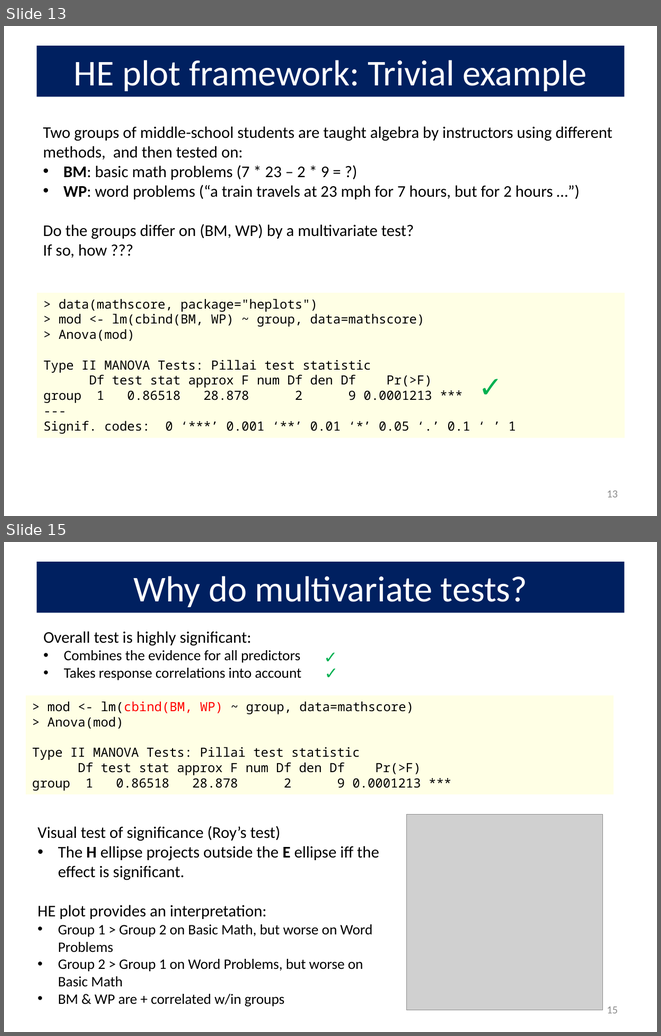
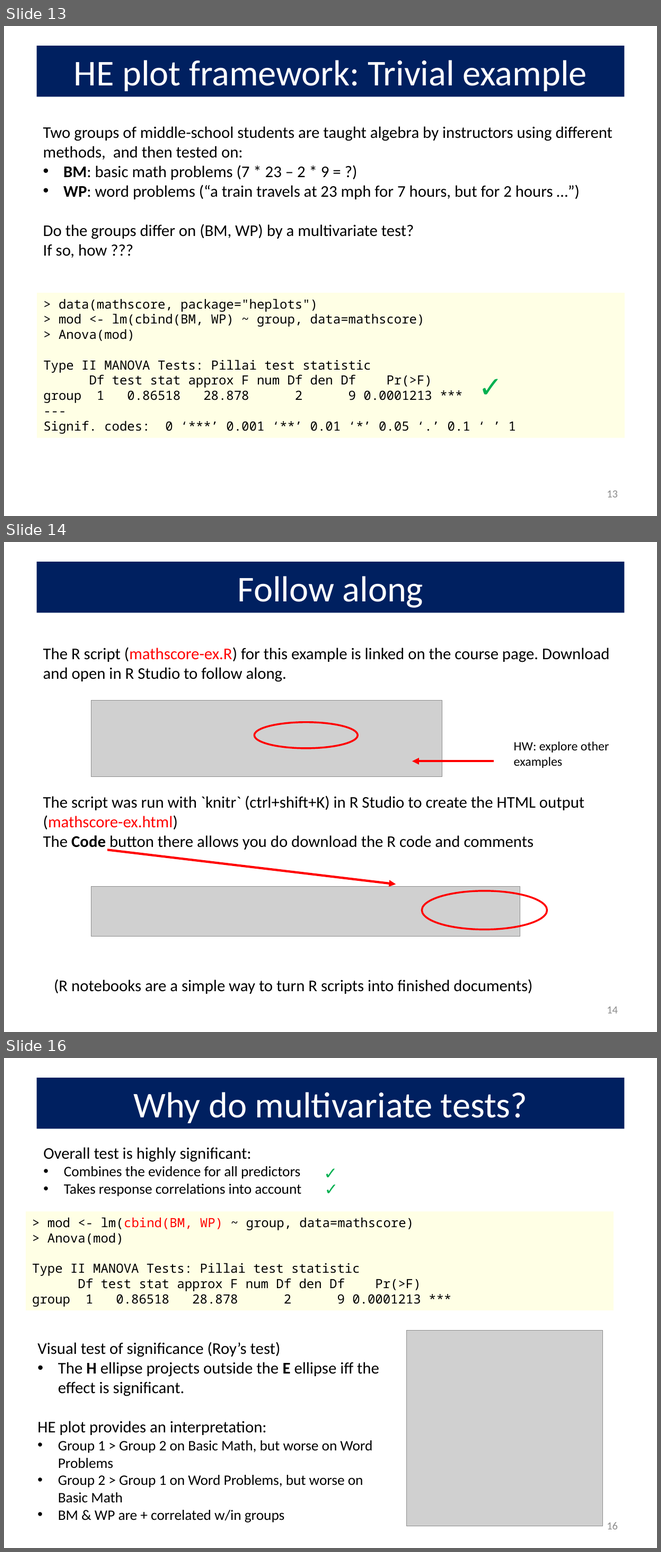
Before and after one commit to friendly/VisMLM-course, a slide deck: lectures/lecture2.pptx. Shown one above the other, each under a label of ours: slides 13 and 15 before the commit, slides 13, 14 and 16 after it; the slides between them are not shown. The pictures are 661x1036 and 661x1552 pixels, drawn with LibreOffice and Linux fonts; fonts in the diff are those of the drawing; grey boxes stand for pictures. Boxes give left, top, right and bottom in pixels: in the first picture for what was removed or moved away, otherwise in the second. Text is boxed around its words. In the diff, an @@ line names an element or a change of style, - is before the commit and + after.

```diff
--- a/lectures/lecture2.pptx
+++ b/lectures/lecture2.pptx
@@ slide 14 added at (4, 542, 657, 1032), background #FFFFFF @@
@@ title added at (37, 562, 624, 612), fill #002060, 40 pt, text #FFFFFF @@
+Follow along
@@ text added at (43, 647, 609, 682), 18 pt, text #000000 @@
+The R script (mathscore-ex.R) for this example is linked on the course page. Download and open in R Studio to follow along.
@@ picture added at (91, 700, 441, 776) @@
@@ ellipse added at (254, 722, 358, 748), outline #FF0000 2 pt @@
@@ text added at (514, 741, 609, 768), 14 pt, text #000000 @@
+HW: explore other examples
@@ arrow added from (494, 761) to (412, 761), #FF0000 2.5 pt @@
@@ text added at (43, 795, 584, 851), 18 pt, text #000000 @@
+The script was run with `knitr` (ctrl+shift+K) in R Studio to create the HTML output (mathscore-ex.html)
+The Code button there allows you do download the R code and comments
@@ arrow added from (107, 849) to (396, 884), #FF0000 2.5 pt @@
@@ picture added at (91, 886, 520, 936) @@
@@ ellipse added at (422, 891, 547, 929), outline #FF0000 2 pt @@
@@ text added at (54, 979, 532, 994), 18 pt, text #000000 @@
+(R notebooks are a simple way to turn R scripts into finished documents)
@@ page number added at (607, 1006, 618, 1013), 12 pt, text #8C8C8C @@
+14
@@ what was slide 15 is now slide 16 @@
@@ page number at (607, 1522, 618, 1529): text changed @@
-15
+16
```
Also in this commit, not shown: 4 slides changed, 6 other files.
